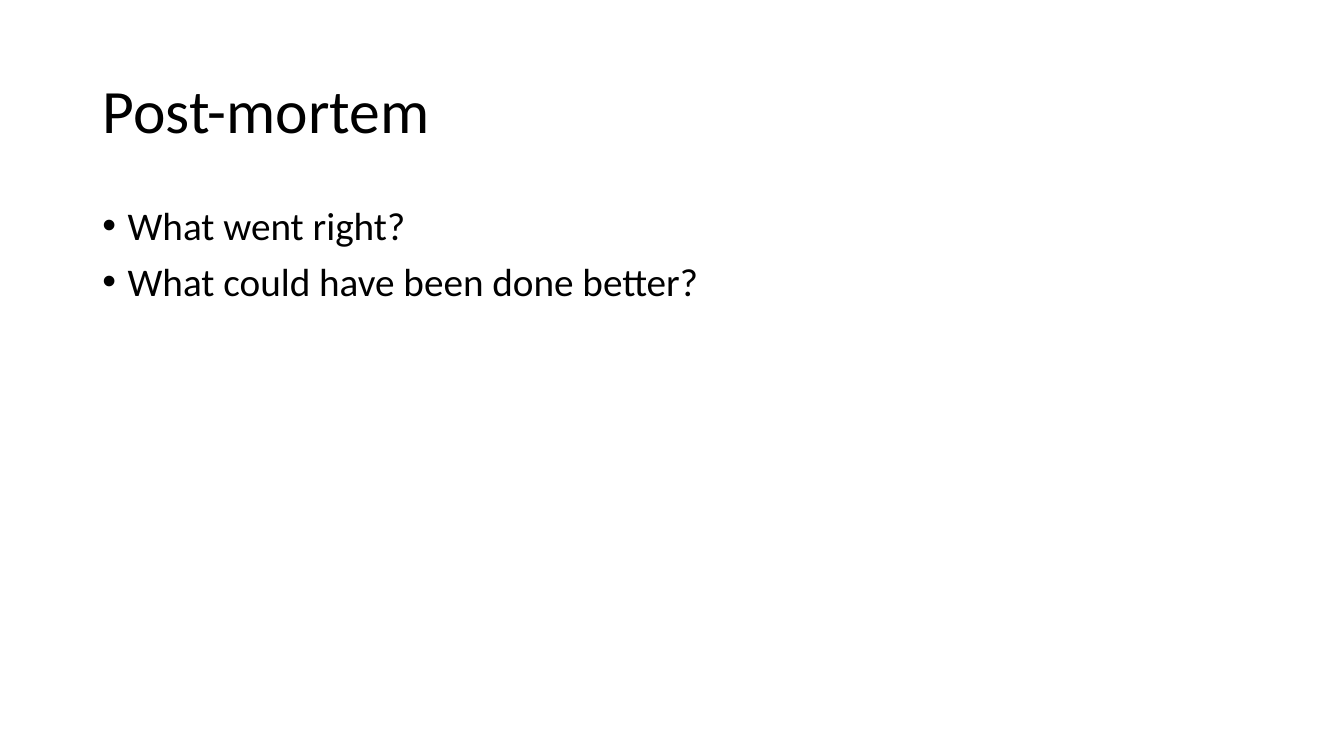
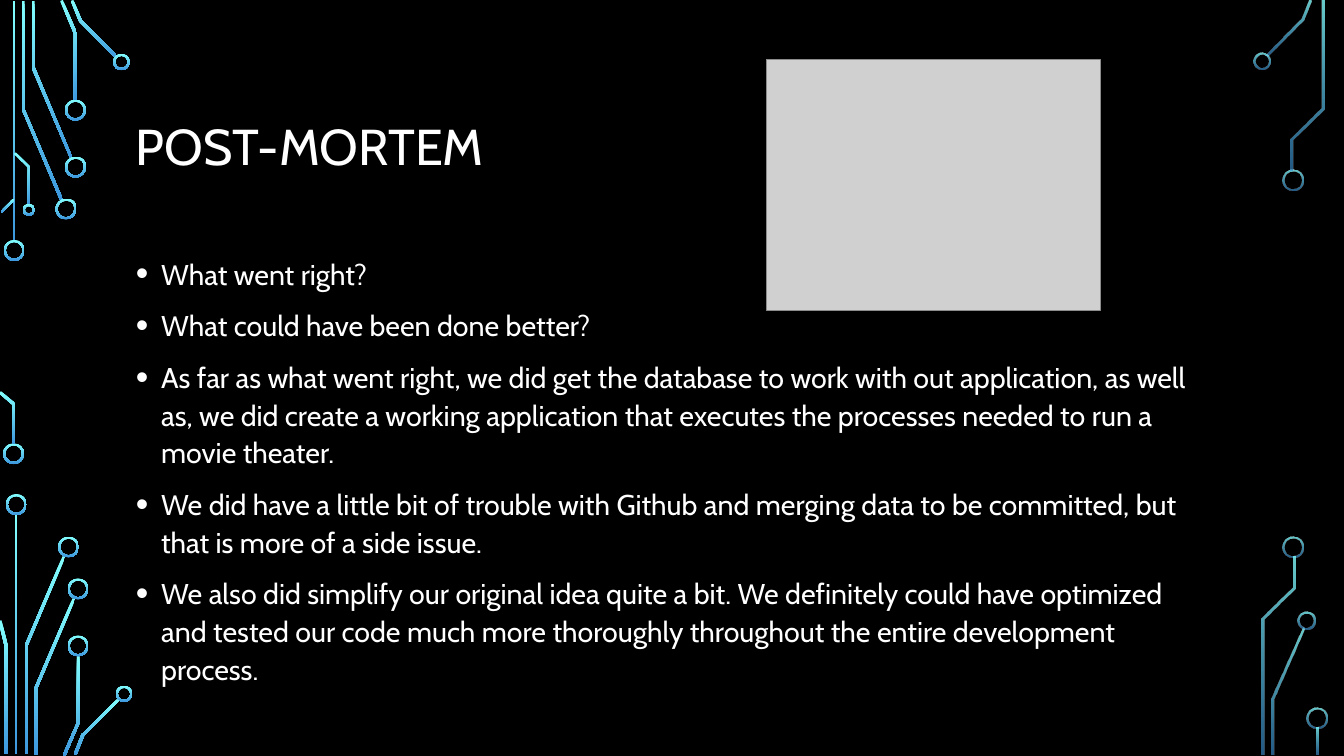
Before and after one commit to KathLevi/TheaterApp, a slide deck: slide 7 of Database Final Presentation.pptx. Drawn at 1344x756 pixels with LibreOffice and Linux fonts; fonts in the diff are those of the drawing; grey boxes stand for pictures; background and template pictures are left out. Boxes give left, top, right and bottom in pixels: in the first picture for what was removed or moved away, otherwise in the second. Text is boxed around its words. In the diff, an @@ line names an element or a change of style, - is before the commit and + after.

```diff
--- a/Database Final Presentation.pptx
+++ b/Database Final Presentation.pptx
@@ background #FFFFFF to picture (left out) @@
@@ picture added at box(766, 59, 1100, 311) @@
@@ title at box(136, 129, 484, 166): text changed; size 44 to 36 pt; font Calibri to Cabin; text colour #000000 to #FFFFFF @@
-Post-mortem
+POST-MORTEM
@@ text "What went right?": place and size @@
-text "What went right?" at box(128, 212, 698, 297)
+text "What went right?" at box(161, 263, 1186, 649)
@@ text at box(161, 263, 590, 337): size 28 to 20.4 pt, font Calibri to Cabin, text colour #000000 to #FFFFFF in "What went right?", "What could have been done better?"; line spacing 0.9 to 1.1 @@
@@ text at box(161, 366, 1186, 649): paragraphs added @@
+• As far as what went right, we did get the database to work with out application, as well as, we did create a working application that executes the processes needed to run a movie theater.
+• We did have a little bit of trouble with Github and merging data to be committed, but that is more of a side issue.
+• We also did simplify our original idea quite a bit. We definitely could have optimized and tested our code much more thoroughly throughout the entire development process.
@@ group added at box(0, 0, 1328, 756): 33 freeform shapes, 3 rectangles @@
```
Also in this commit, not shown: 5 other slides changed, 2 slides added, 2 slides removed.
